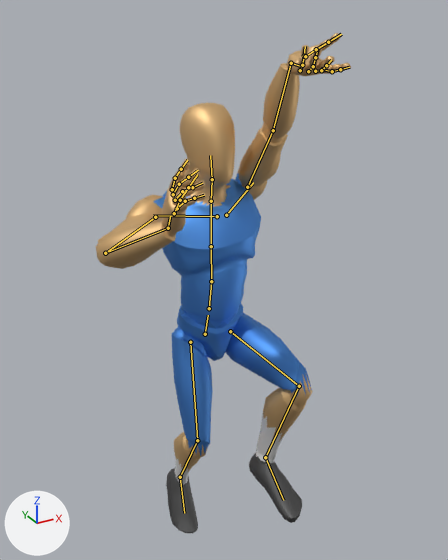
The glTF model player.glb as it was, and as the next commit left it.
One viewpoint serves both versions: a camera (50 mm lens) standing at (-0.99, -1.92, 2.14) and looking at (0.01, -0.09, 1.22). The axes (+X, +Y, +Z) are drawn at lower left. The lights are the same throughout. The older version comes first. Both versions are drawn at frame 8 of the action 'layupM'; the numbers are the values there. The bones that change, and the others that lie on the model, are drawn over the model as lines.

The first picture shows 'Mannequin'.
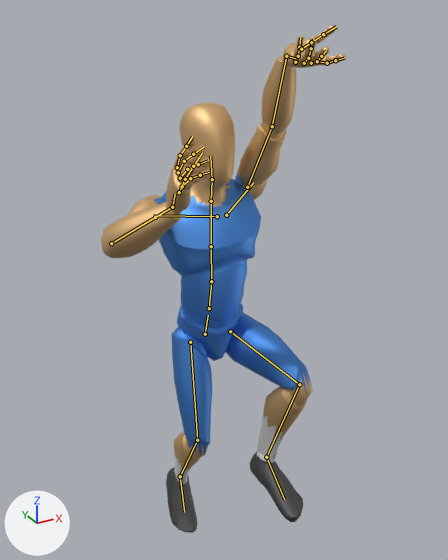
What differs and where, as boxes [x1, y1, x2, y2] in the pictures (448 x 560 px):
'Mannequin', posed: before [96, 33, 351, 533]; after [101, 25, 346, 533]
bone 'DEF-upper_arm.L', root to tip: before (247, 187) to (273, 130); after (247, 187) to (272, 126)
bone 'DEF-forearm.L', root to tip: before (273, 130) to (291, 63); after (272, 126) to (286, 56)
bone 'DEF-hand.L', root to tip: before (291, 63) to (300, 66); after (286, 56) to (295, 58)
bone 'DEF-upper_arm.R', root to tip: before (155, 217) to (105, 253); after (155, 217) to (111, 243)
bone 'DEF-forearm.R', root to tip: before (105, 253) to (168, 228); after (111, 243) to (172, 207)
bone 'DEF-hand.R', root to tip: before (168, 228) to (170, 215); after (172, 207) to (175, 194)
bone 'DEF-thigh.L', root to tip: before (230, 331) to (299, 386); after (230, 331) to (299, 384)

What the commit changed:
Bone 'DEF-upper_arm.L' (bone_def_upper_arm_l) turns from (96, -59, -28) to (91, -63, -25) degrees about its own x, y and z.
Bone 'DEF-forearm.L' (bone_def_forearm_l) turns from (8, 0, 0) to (10, 0, 0) degrees about its own x, y and z.
Bone 'DEF-hand.L' (bone_def_hand_l) turns from (6, 177, -65) to (3, 174, -68) degrees about its own x, y and z.
Bone 'DEF-upper_arm.R' (bone_def_upper_arm_r) turns from (33, 19, 22) to (43, 27, 23) degrees about its own x, y and z.
Bone 'DEF-forearm.R' (bone_def_forearm_r) turns from (96, 0, 0) to (89, 0, 0) degrees about its own x, y and z.
Bone 'DEF-hand.R' (bone_def_hand_r) turns from (-10, 43, -51) to (-17, 44, -49) degrees about its own x, y and z.
Bone 'DEF-thigh.L' (bone_def_thigh_l) turns from (-86, -9, 3) to (-87, -9, 3) degrees about its own x, y and z.
